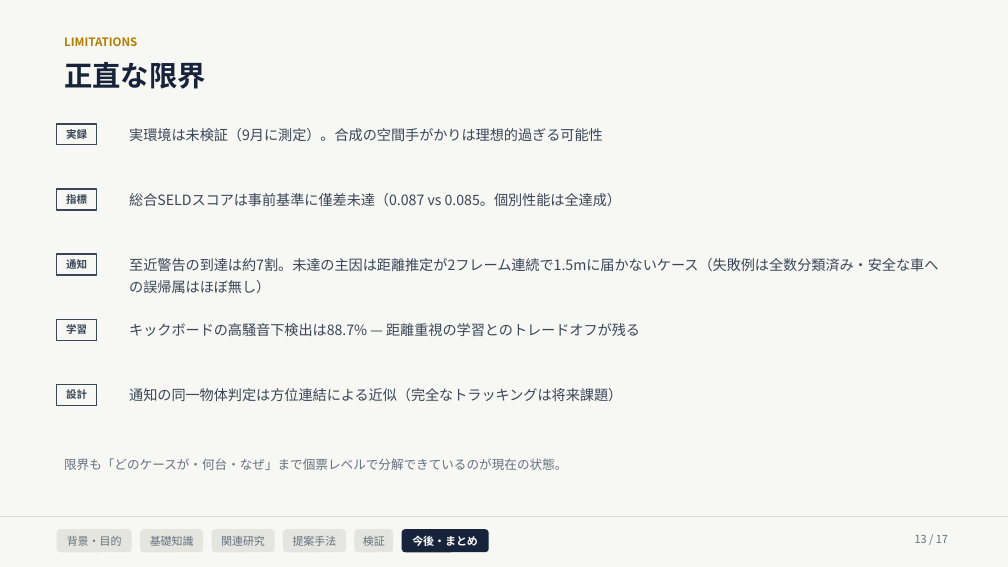
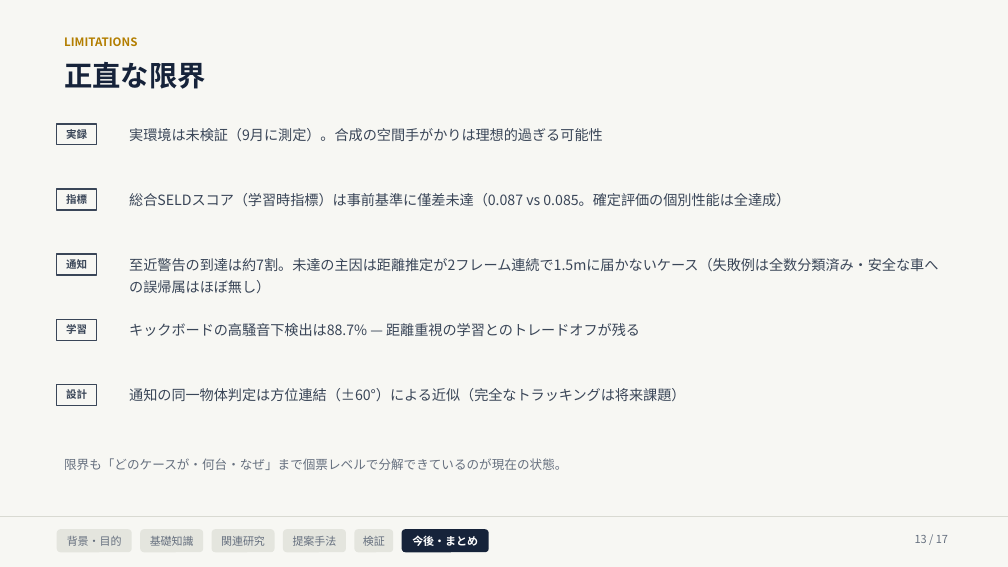
Before and after one commit to Noosdoo/outdoor-seld-sim, a slide deck: slide 13 of md/seminar/中間発表スライド_2026-08-10.pptx. Drawn at 1008x567 pixels with LibreOffice and Linux fonts; fonts in the diff are those of the drawing. Boxes give left, top, right and bottom in pixels: in the first picture for what was removed or moved away, otherwise in the second. Text is boxed around its words. In the diff, an @@ line names an element or a change of style, - is before the commit and + after.

```diff
--- a/md/seminar/中間発表スライド_2026-08-10.pptx
+++ b/md/seminar/中間発表スライド_2026-08-10.pptx
@@ text at (129,193,790,206): text changed @@
-総合SELDスコアは事前基準に僅差未達（0.087 vs 0.085。個別性能は全達成）
+総合SELDスコア（学習時指標）は事前基準に僅差未達（0.087 vs 0.085。確定評価の個別性能は全達成）
@@ text at (129,388,685,401): text changed @@
-通知の同一物体判定は方位連結による近似（完全なトラッキングは将来課題）
+通知の同一物体判定は方位連結（±60°）による近似（完全なトラッキングは将来課題）
```
Also in this commit, not shown: 7 other slides changed, 13 other files.
